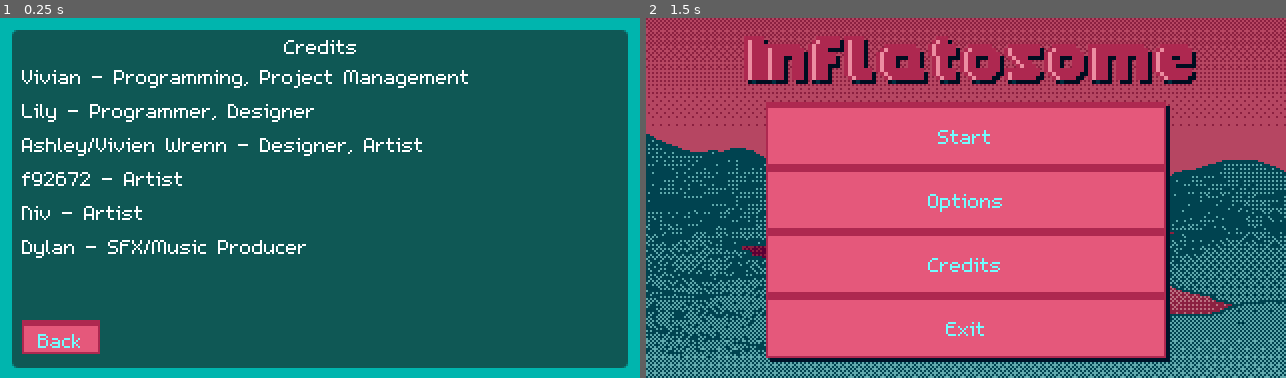
Above: before the commit, frames 1-2 (left to right).
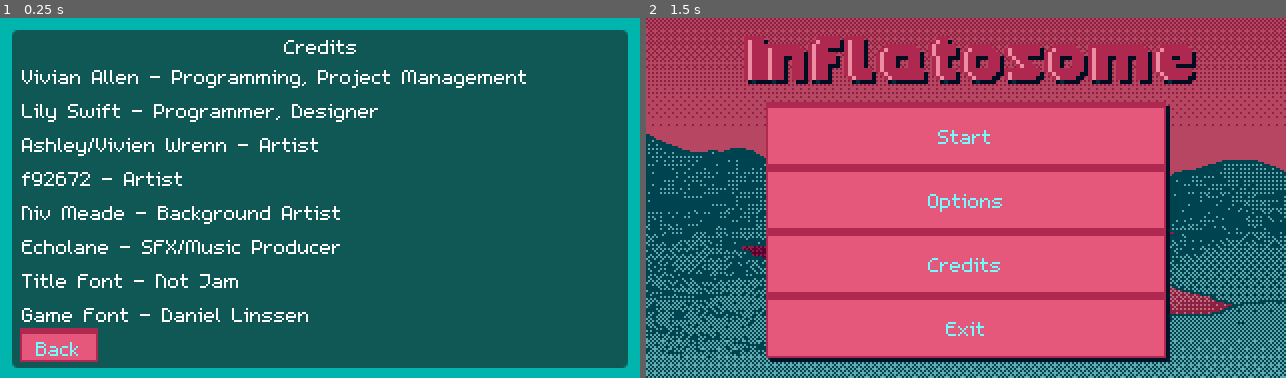
Above: after the commit, the same moments.

Repository: lily-swift/Jame-Gam-46
Game: Godot game, scene res://Scenes/credits.tscn
The game is run twice, just before and just after one commit, with the same random seed, the same clock (stepped at 60 frames per second) and the same inputs. This scene is started directly instead of the project's main scene.
Inputs:
- Up to frame 1 (0.25 s): no input
- Up to frame 2 (1.5 s): tap Enter at 0.5 s; hold Right (moveRight) 0.53-1.25 s; tap Shift (drill) at 0.6 s; tap Space (jump) at 0.77 s; click "Back" at 1.25 s

The runs differ from the first frame. In frame 1, 5.0% of the frame differs, in the area x 3-83%, y 14-96%; in frame 2, nothing differs.

Commit message:
credits updates

Diff:
--- a/Game/Scenes/credits.tscn
+++ b/Game/Scenes/credits.tscn
@@ -63,18 +63,18 @@
 [node name="Vivian" type="Label" parent="VBoxContainer"]
 layout_mode = 2
 theme_override_fonts/font = ExtResource("3_ccovl")
-text = "Vivian - Programming, Project Management"
+text = "Vivian Allen - Programming, Project Management"
 
 [node name="Lily" type="Label" parent="VBoxContainer"]
 layout_mode = 2
 theme_override_fonts/font = ExtResource("3_ccovl")
-text = "Lily - Programmer, Designer"
+text = "Lily Swift - Programmer, Designer"
 tab_stops = PackedFloat32Array(0)
 
 [node name="Ashley_Vivien" type="Label" parent="VBoxContainer"]
 layout_mode = 2
 theme_override_fonts/font = ExtResource("3_ccovl")
-text = "Ashley/Vivien Wrenn - Designer, Artist"
+text = "Ashley/Vivien Wrenn - Artist"
 
 [node name="f92672" type="Label" parent="VBoxContainer"]
 layout_mode = 2
@@ -84,19 +84,29 @@
 [node name="Niv" type="Label" parent="VBoxContainer"]
 layout_mode = 2
 theme_override_fonts/font = ExtResource("3_ccovl")
-text = "Niv - Artist"
+text = "Niv Meade - Background Artist"
 
-[node name="Dylan" type="Label" parent="VBoxContainer"]
+[node name="Echolane" type="Label" parent="VBoxContainer"]
 layout_mode = 2
 theme_override_fonts/font = ExtResource("3_ccovl")
-text = "Dylan - SFX/Music Producer"
+text = "Echolane - SFX/Music Producer"
+
+[node name="Attributions" type="Label" parent="VBoxContainer"]
+layout_mode = 2
+theme_override_fonts/font = ExtResource("3_ccovl")
+text = "Title Font - Not Jam"
+
+[node name="Attributions2" type="Label" parent="VBoxContainer"]
+layout_mode = 2
+theme_override_fonts/font = ExtResource("3_ccovl")
+text = "Game Font - Daniel Linssen"
 
 [node name="Back" type="Button" parent="."]
 layout_mode = 2
-offset_left = 11.0
-offset_top = 151.0
-offset_right = 50.0
-offset_bottom = 168.0
+offset_left = 10.0
+offset_top = 155.0
+offset_right = 49.0
+offset_bottom = 172.0
 size_flags_vertical = 3
 theme = ExtResource("2_ccovl")
 text = "Back"
